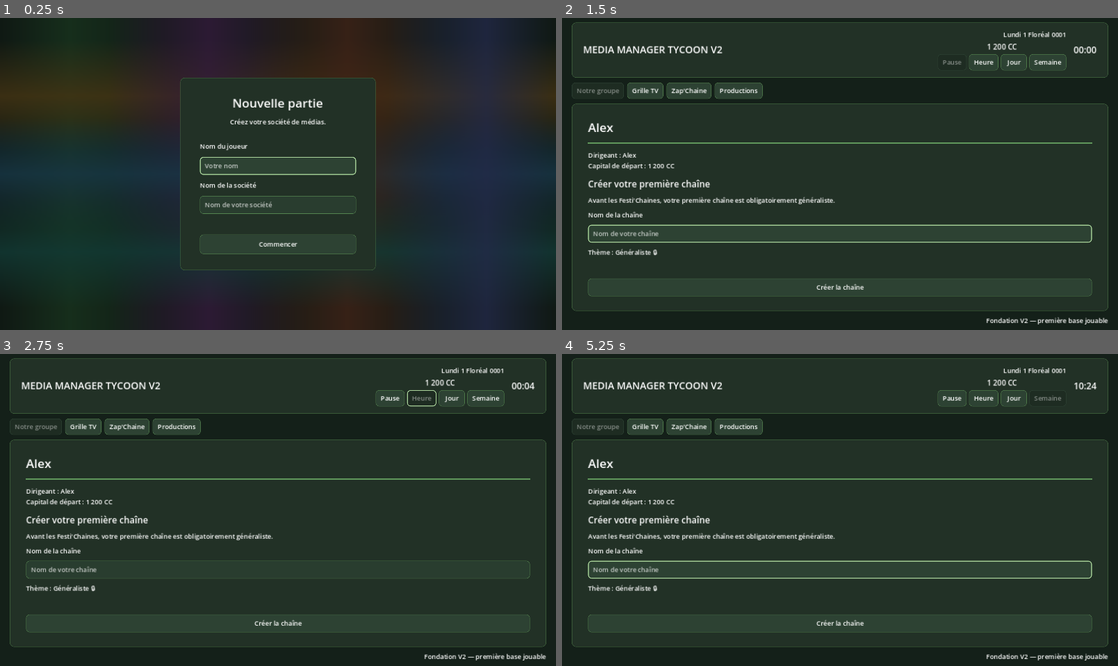
Above: before the commit, frames 1-4 (two rows, left to right).
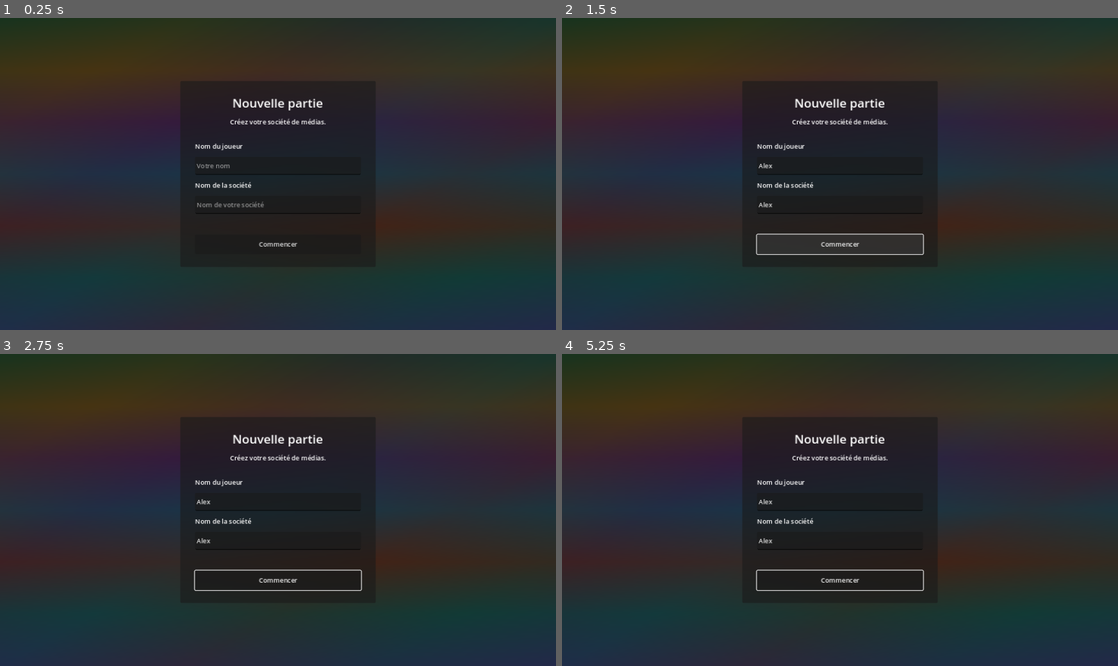
Above: after the commit, the same moments.

Repository: Adrienco69/MediaManagerTycoon_V2
Game: Godot game, scene res://scenes/main.tscn
Same seed, same stepped clock (60 frames per second), same inputs: the game is played once before the commit and once after it.
Inputs (mouse positions are in pixels of both pictures, inside the frame that each line leads up to):
- Up to frame 1 (0.25 s): no input
- Up to frame 2 (1.5 s): click (840, 164) at 0.52 s; type "Alex" at 0.6 s; click (840, 205) at 0.75 s; type "Alex" at 0.83 s; click "Commencer" at 1.25 s
- Up to frame 3 (2.75 s): click "Heure" at 2 s
- Up to frame 4 (5.25 s): click "Jour" at 2.75 s; click "Semaine" at 3.5 s; click "Grille TV" at 4.25 s; click "Notre groupe" at 5 s

The runs differ from the first frame. In frame 1, 26% of the frame differs, in the area x 0-100%, y 0-100%; in frame 2, 32%; in frame 3, 31%; in frame 4, 33%, in the area x 0-100%, y 1-100%.
Error after the commit: Parse Error: Too few arguments for "place_speed_controls_under_date()" call. Expected at least 10 but received 8. (res://scripts/main.gd:42)

Commit message:
Reorganise top bar into status row and speed controls

Diff:
--- a/scripts/ui/top_bar_layout.gd
+++ b/scripts/ui/top_bar_layout.gd
@@ -7,6 +7,8 @@
 	week_label: Label,
 	date_container: VBoxContainer,
 	credits_label: Label,
+	date_label: Label,
+	time_label: Label,
 	pause_button: Button,
 	hour_button: Button,
 	day_button: Button,
@@ -17,11 +19,25 @@
 	week_label.visible = false
 	speed_label.visible = false
 
-	if credits_label.get_parent() != date_container:
-		credits_label.reparent(date_container)
-	credits_label.horizontal_alignment = HORIZONTAL_ALIGNMENT_CENTER
-	credits_label.custom_minimum_size = Vector2.ZERO
-	date_container.move_child(credits_label, 1)
+	var info_row: HBoxContainer = date_container.get_node_or_null("InfoRow") as HBoxContainer
+	if info_row == null:
+		info_row = HBoxContainer.new()
+		info_row.name = "InfoRow"
+		info_row.alignment = BoxContainer.ALIGNMENT_CENTER
+		info_row.add_theme_constant_override("separation", 18)
+		date_container.add_child(info_row)
+
+	var status_labels: Array[Label] = [
+		credits_label,
+		date_label,
+		time_label
+	]
+
+	for label: Label in status_labels:
+		if label.get_parent() != info_row:
+			label.reparent(info_row)
+		label.horizontal_alignment = HORIZONTAL_ALIGNMENT_CENTER
+		label.custom_minimum_size = Vector2.ZERO
 
 	var button_row: HBoxContainer = date_container.get_node_or_null("SpeedButtons") as HBoxContainer
 	if button_row == null:
@@ -43,8 +59,10 @@
 			button.reparent(button_row)
 		button.custom_minimum_size = Vector2(64, 34)
 
-	date_container.move_child(button_row, 2)
-	date_container.add_theme_constant_override("separation", 5)
+	date_container.move_child(info_row, 0)
+	date_container.move_child(button_row, 1)
+	date_container.add_theme_constant_override("separation", 6)
+	date_container.custom_minimum_size = Vector2(400, 0)
 
 	if old_controls != null:
 		old_controls.visible = false
